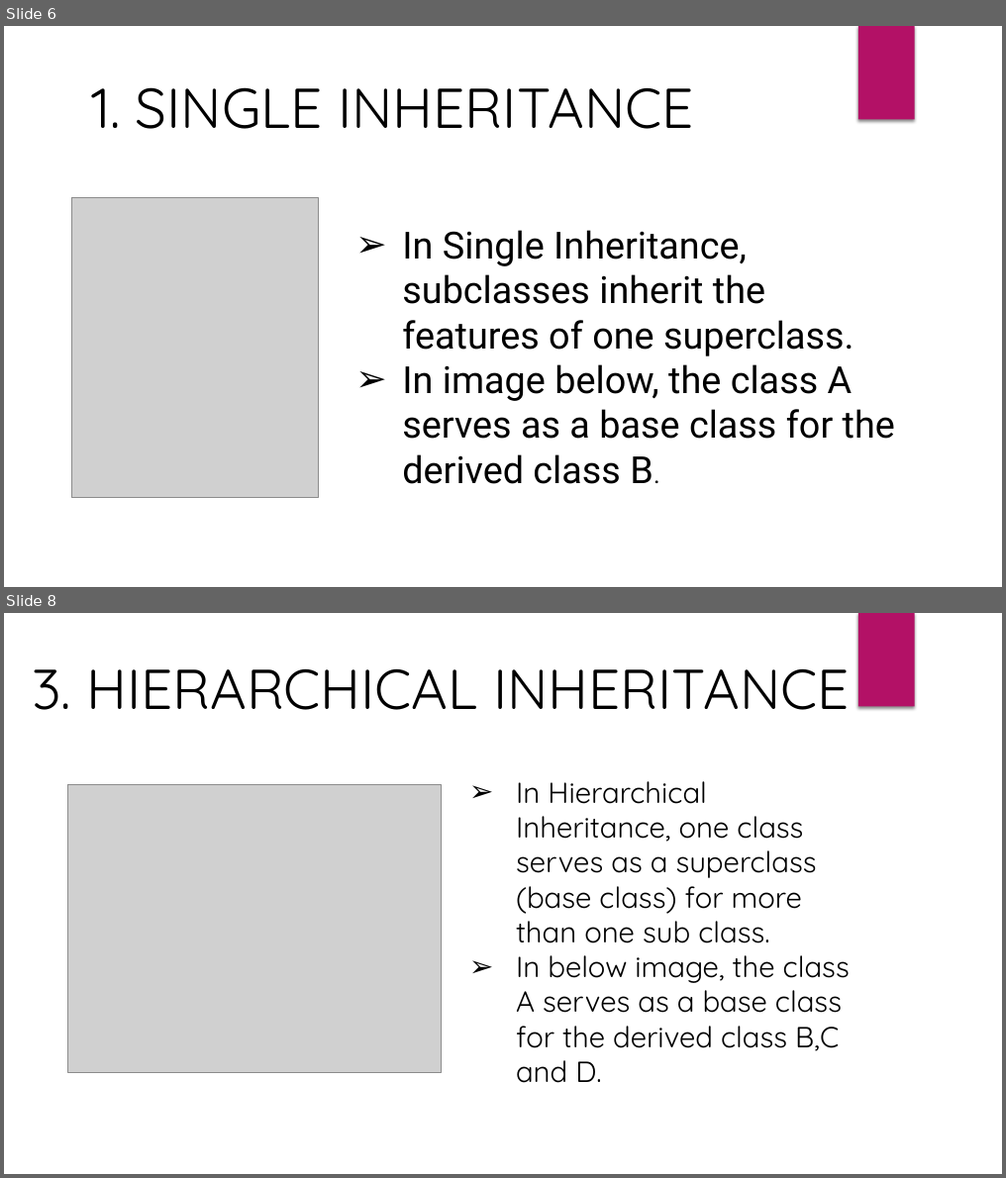
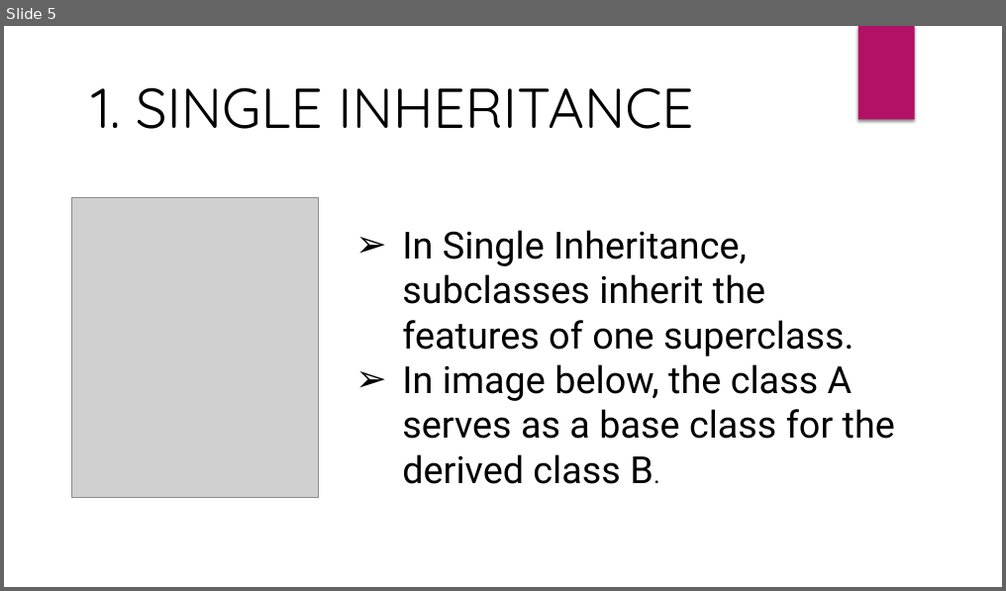
Before and after one commit to AshishVerma2711/Team, a slide deck: Inheritance.pptx. Shown one above the other, each under a label of ours: slides 6 and 8 before the commit, slide 5 after it; the slides between them are not shown. The pictures are 1006x1178 and 1006x591 pixels, drawn with LibreOffice and Linux fonts; fonts in the diff are those of the drawing; grey boxes stand for pictures. Boxes give left, top, right and bottom in pixels: in the first picture for what was removed or moved away, otherwise in the second. Text is boxed around its words. In the diff, an @@ line names an element or a change of style, - is before the commit and + after.

```diff
--- a/Inheritance.pptx
+++ b/Inheritance.pptx
@@ slide 8 removed at <box>4,613,1002,1174</box>, background #FFFFFF; not listed: 1 template element that a slide beside it also shows @@
@@ text removed at <box>32,668,848,710</box> @@
-3. HIERARCHICAL INHERITANCE
@@ picture removed at <box>67,784,441,1072</box> @@
@@ text removed at <box>516,781,849,1083</box> @@
-➢ In Hierarchical Inheritance, one class serves as a superclass (base class) for more than one sub class.
-➢ In below image, the class A serves as a base class for the derived class B,C and D.
@@ what was slide 6 is now slide 5 @@
```
Also in this commit, not shown: 2 slides changed, 4 slides added, 4 other slides removed.
